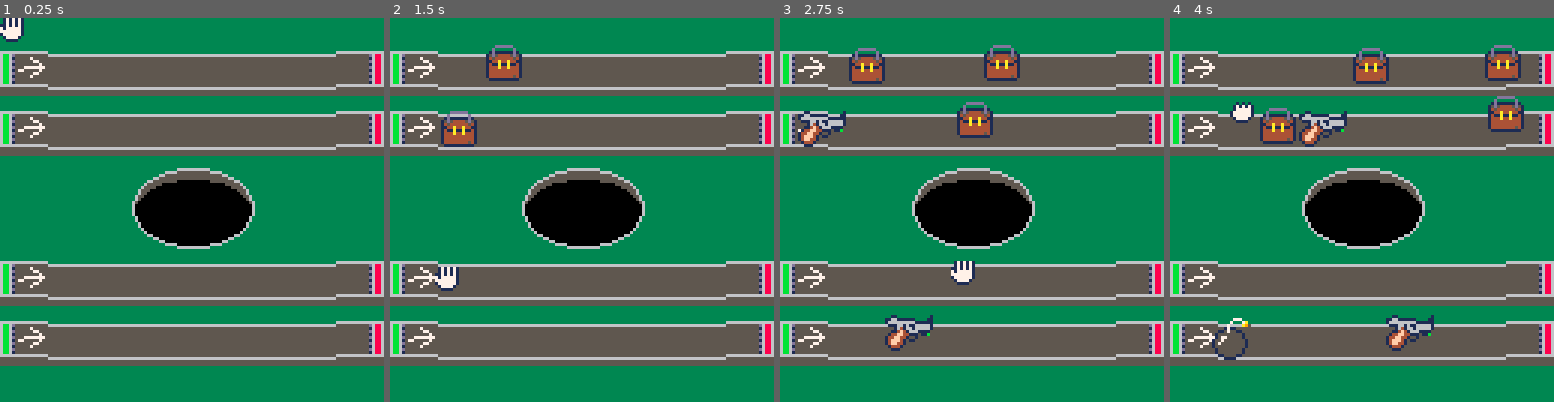
Above: before the commit, frames 1-4 (left to right).
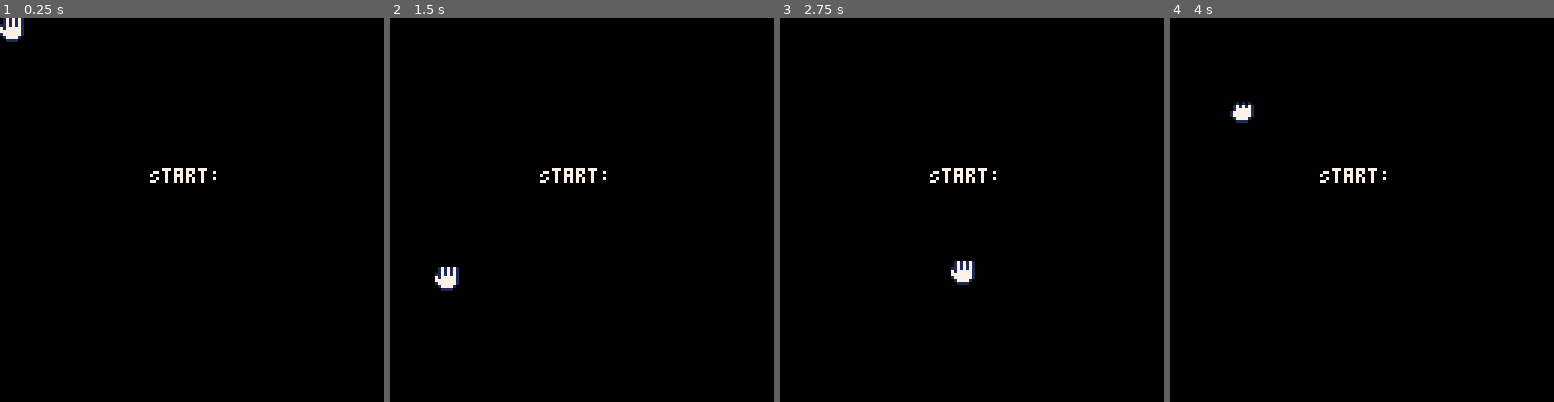
Above: after the commit, the same moments.

Repository: 4brn/Customs
Game: PICO-8 cartridge src/game.p8
The game is run twice, just before and just after one commit, with the same random seed, the same clock (stepped at 60 frames per second) and the same inputs.
Inputs (mouse positions are in pixels of both pictures, inside the frame that each line leads up to):
- Up to frame 1 (0.25 s): no input
- Up to frame 2 (1.5 s): click (670, 121) at 0.67 s; click (436, 267) at 1.22 s
- Up to frame 3 (2.75 s): click (887, 114) at 1.77 s; click (952, 259) at 2.32 s
- Up to frame 4 (4 s): click (1404, 106) at 2.87 s; click (1465, 256) at 3.42 s; click (1231, 102) at 3.97 s

The runs differ from the first frame. In frame 1, 96% of the frame differs, in the area x 0-100%, y 0-100%; in frame 2, 96%; in frame 3, 96%; in frame 4, 96%.

Commit message:
Add game state menus

Diff:
--- a/src/belt.lua
+++ b/src/belt.lua
@@ -1,5 +1,6 @@
 function init_belts()
     belts = {}
+    belt_speed = DAY[game.day].belt_speed
     generate_belt(10, flr(rnd(2)) == 1)
     generate_belt(30, flr(rnd(2)) == 1)
     generate_belt(80, flr(rnd(2)) == 1)
@@ -37,7 +38,7 @@
     belt.tiles = {}
     belt.y = y
     belt.flipped = flipped
-    belt.dx = flipped and -BELT_SPEED or BELT_SPEED
+    belt.dx = flipped and -belt_speed or belt_speed
     belt.dy = 0
 
     for i = start, finish, iteration do
--- a/src/entity.lua
+++ b/src/entity.lua
@@ -2,7 +2,8 @@
     Entities = {}
 
     passed_counter = 0
-    spawn_delay = FRAMERATE / ENTITY_SPAWN_RATE
+    spawn_rate = DAY[game.day].entity_spawn_rate
+    spawn_delay = FRAMERATE / spawn_rate
     dragging = false
     entity_id_counter = 0
     entity_selected = nil
@@ -96,7 +97,7 @@
 function spawn_entities()
     if spawn_delay <= 0 and not dragging then
         add_entity()
-        spawn_delay = FRAMERATE / ENTITY_SPAWN_RATE
+        spawn_delay = FRAMERATE / spawn_rate
     else
         spawn_delay = spawn_delay - 1
     end
--- a/src/main.lua
+++ b/src/main.lua
@@ -1,28 +1,35 @@
 STATE = {
-    menu = "menu",
-    start = "start",
-    in_game = "in_game",
-    game_over = "game_over",
+   start = 1,
+   day = 2,
+   in_game = 3,
+   game_over = 4,
+   overview = 5
 }
 
 game = {
-    state = STATE.in_game,
-    difficulty = 4,
+    state = STATE.start,
+    day = 2,
     high_score = 0
 }
 
 function _init()
     init_mouse()
     init_menu()
-    init_debug()
-    init_areas()
-    init_explosion()
-    init_belts()
-    init_entities()
+
+    if game.state == STATE.in_game then
+        init_areas()
+        init_explosion()
+        init_belts()
+        init_entities()
+        init_debug()
+    end
 end
 
 function _update60()
     update_mouse()
+    if stat(31) == " " then
+        game.state = game.state == STATE.overview and 1 or game.state + 1
+    end
 
     if game.state == STATE.in_game then
         update_entities()
@@ -43,8 +50,15 @@
         draw_explosion()
         draw_debug()
     elseif game.state == STATE.game_over then
-        cursor(64,64, 7)
+        cursor (50, 50, 7)
         print("game over!")
+    elseif game.state == STATE.day then
+        cursor (50, 50, 7)
+        print("day: " .. DAY[game.day].name)
+    elseif game.state == STATE.overview then
+        cursor (50, 50, 7)
+        print("day: " .. DAY[game.day].name)
+        print("highscore: " .. game.high_score)
     elseif game.state == STATE.start then
         cursor (50, 50, 7)
         print("Start:")
--- a/src/settings.lua
+++ b/src/settings.lua
@@ -3,7 +3,7 @@
 SIZE = 16 -- in pixels
 
 -- Difficulty
-DIFFICULTY = {
+DAY = {
     [1] = {
         name = "monday",
         entity_spawn_rate = 2,
@@ -32,12 +32,11 @@
 }
 
 -- Entity
-ENTITY_SPAWN_RATE = DIFFICULTY[1].entity_spawn_rate -- every second
 SAFE_SPRITES = {64}
 DANGEROUS_SPRITES = {66, 68}
 
+
 -- Belt
-BELT_SPEED = DIFFICULTY[1].belt_speed -- pixels moved each frame
 BELT_SPRITES = {
     start = 4,
     horizontal = 6,
